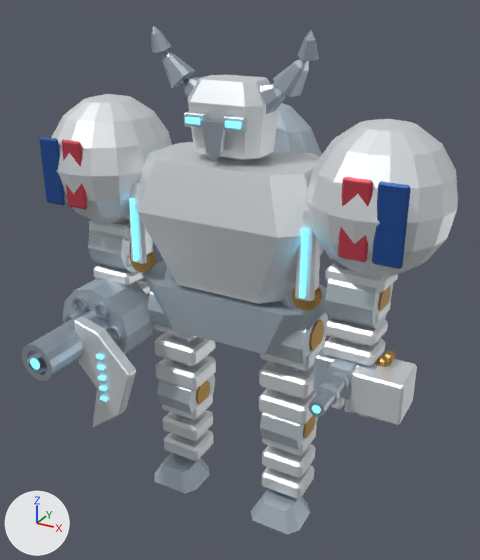
Before and after pictures for a commit that changed the Blender file out/mech_reference/t01/t01.blend.
One viewpoint serves both versions: a 50 mm lens placed at (3.71, -6.65, 6.54), pointed at (0.12, -0.11, 3.27). Lighting does not change. The marker at lower left points along +X, +Y and +Z. The picture after the commit comes second. Both versions are drawn at frame 16 of the action 't01:heavy:heavy'; the numbers are the values there.

Names of what the first picture shows: 'Articulated armored foot', 'Crescent axe blade', 'Giant white ball shoulder', 'Giant white ball shoulder.001', 'Helmet shell', 'Left belt feed ammunition box', 'Mechanical joint collar.003', 'Pelvic armored saddle', 'Revolver axe cannon bore', 'Right revolver six chamber drum', 'Russian blue shoulder band.001', 'Thoracic armor shell' and 74 more.
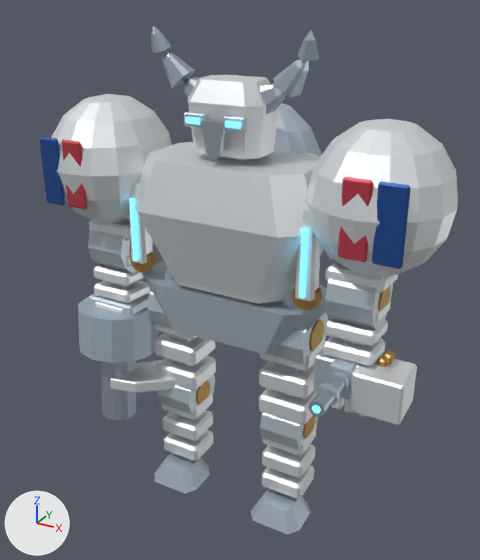
ob_heavy is not drawn itself; it is the parent of ob_charge_hinge, ob_heavy_muzzle, ob_right_revolver_six_chamber_drum, ob_revolver_chamber_bore, ob_revolver_chamber_bore_001, ob_revolver_chamber_bore_002, ob_revolver_chamber_bore_003, ob_revolver_chamber_bore_004.

The change, as a list of edits to the scene's bpy script:
```text
Change ob_heavy:
    ob_heavy.rotation_euler: (0.0, 0.0, 0.0) -> (1.47, 0.0, 0.0)  # degrees (0, 0, 0) -> degrees (84, 0, 0)
```

Pixel boxes [x1, y1, x2, y2] of what changed, in the pictures (480 x 560 px):
'Right revolver six chamber drum', turned
    before: [63, 279, 153, 355]
    after: [78, 297, 158, 363]
'Crescent axe blade', turned
    before: [74, 316, 136, 427]
    after: [110, 360, 176, 393]
'Revolver axe cannon bore', turned
    before: [22, 310, 108, 381]
    after: [101, 361, 136, 420]
'Revolver chamber bore.001', turned
    before: [93, 302, 109, 318]
    after: [108, 362, 121, 364]
'Revolver chamber bore.002', turned (not visible afterwards)
    before: [72, 296, 88, 312]
'Revolver chamber bore', turned (not visible afterwards)
    before: [106, 326, 122, 343]
'Reversible heavy charge aperture', turned (not visible before)
    after: [95, 302, 123, 313]
'Heavy muzzle emission', turned (not visible afterwards)
    before: [30, 358, 40, 369]
'Revolver chamber bore.003', turned (not visible afterwards)
    before: [64, 314, 76, 323]
'Cyan axe rune.002', turned (not visible afterwards)
    before: [98, 376, 105, 381]
'Cyan axe rune.003', turned (not visible afterwards)
    before: [99, 386, 106, 391]
'Cyan axe rune', turned (not visible afterwards)
    before: [96, 355, 103, 360]
'Cyan axe rune.001', turned (not visible afterwards)
    before: [97, 365, 104, 370]
'Cyan axe rune.004', turned (not visible afterwards)
    before: [100, 397, 107, 402]
